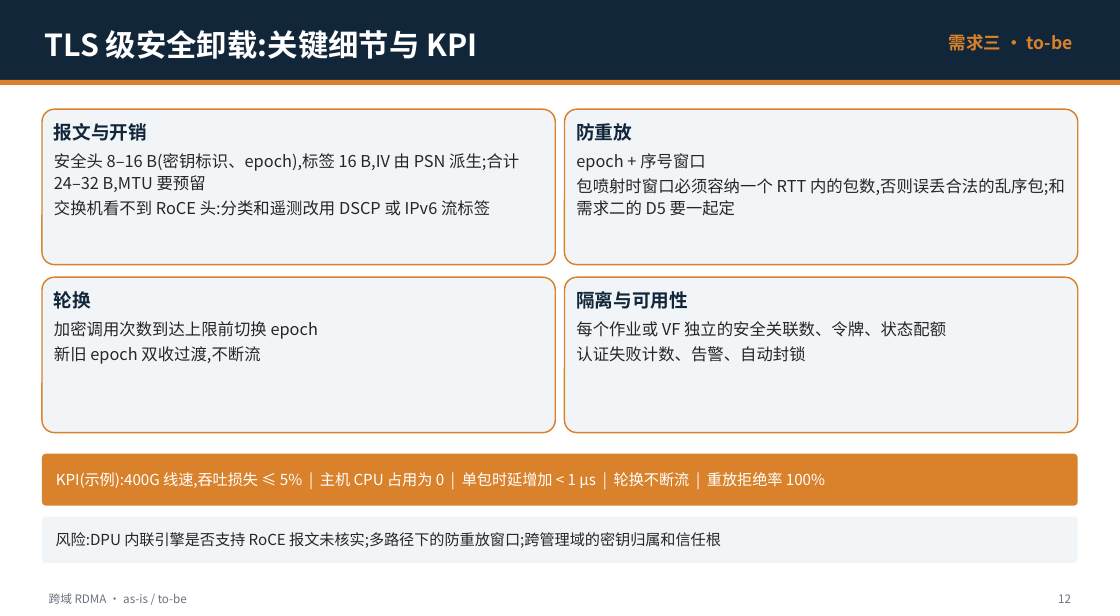
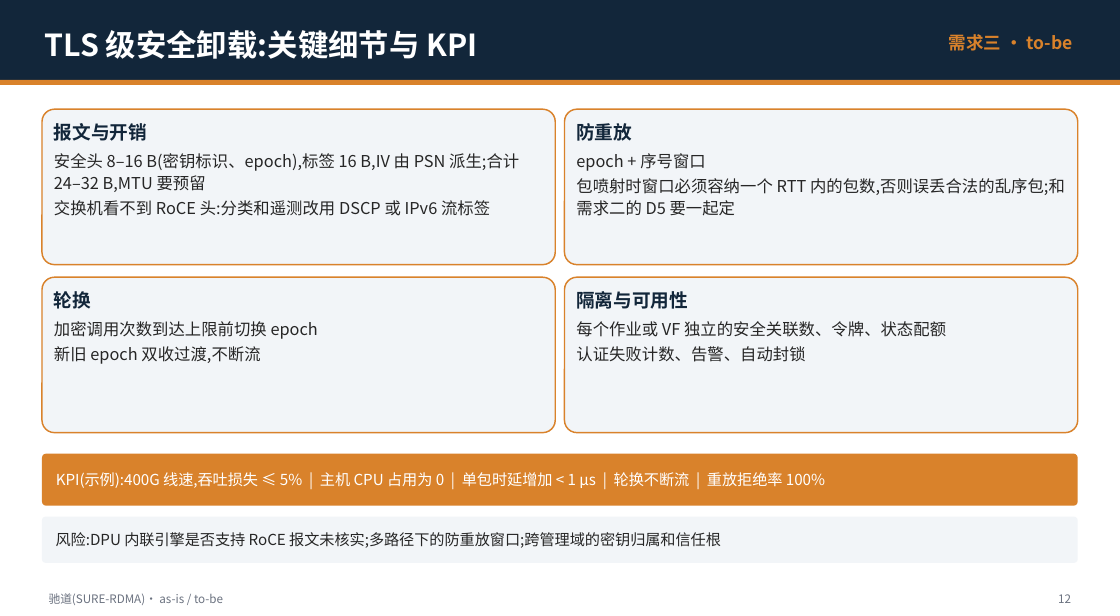
Before and after one commit to dongsanche/Third-party-ETH, a slide deck: slide 12 of cross-domain-qos-utilization-security-offload.pptx. Drawn at 1120x616 pixels with LibreOffice and Linux fonts; fonts in the diff are those of the drawing. Boxes give left, top, right and bottom in pixels: in the first picture for what was removed or moved away, otherwise in the second. Text is boxed around its words. In the diff, an @@ line names an element or a change of style, - is before the commit and + after.

Commit message:
Add working name (Chidao / SURE-RDMA) and performance estimates; add Azure RTT stats, Bifrost evidence, estimate and sources slides

```diff
--- a/cross-domain-qos-utilization-security-offload.pptx
+++ b/cross-domain-qos-utilization-security-offload.pptx
@@ text at <box>49,593,223,605</box>: text changed @@
-跨域 RDMA · as-is / to-be
+驰道(SURE-RDMA)· as-is / to-be
```
Also in this commit, not shown: 14 other slides changed, 2 slides added, 2 other files.
